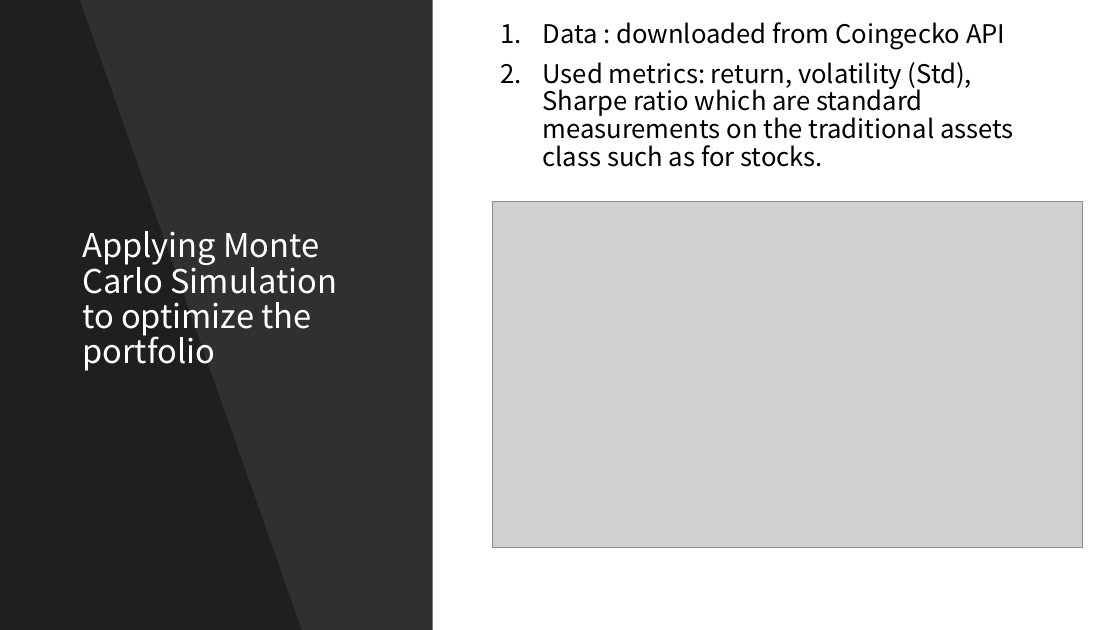
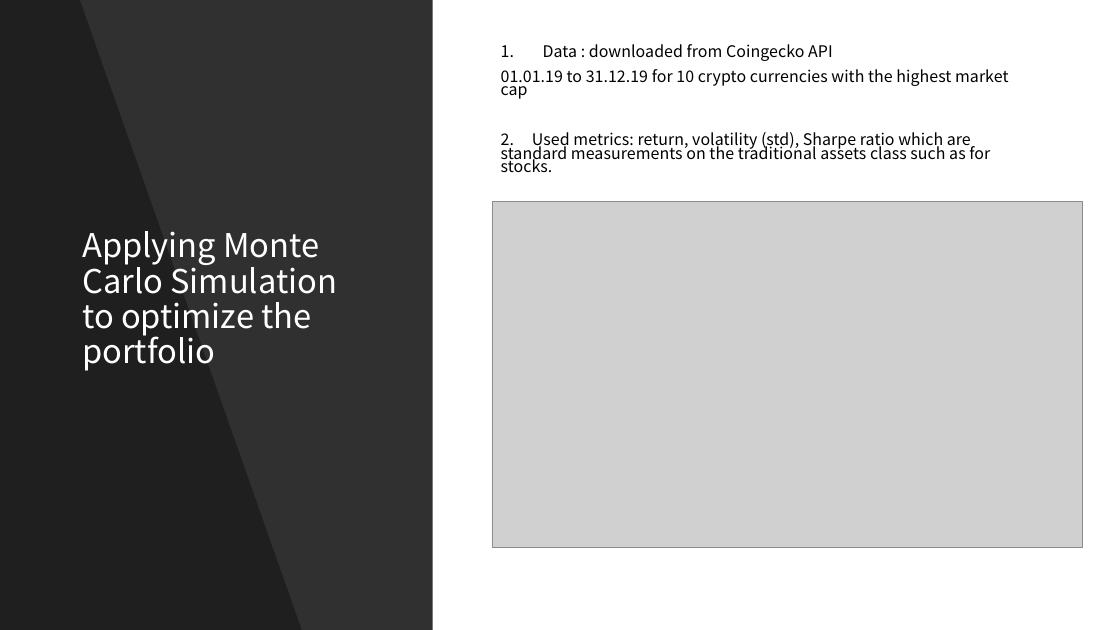
Before and after one commit to Shinan-tech/Final-Project_portfolio-optimization, a slide deck: slide 4 of Final Project_portfolio optimisation.pptx. Drawn at 1120x630 pixels with LibreOffice and Linux fonts; fonts in the diff are those of the drawing; grey boxes stand for pictures. Boxes give left, top, right and bottom in pixels: in the first picture for what was removed or moved away, otherwise in the second. Text is boxed around its words. In the diff, an @@ line names an element or a change of style, - is before the commit and + after.

```diff
--- a/Final Project_portfolio optimisation.pptx
+++ b/Final Project_portfolio optimisation.pptx
@@ text at (543, 44, 833, 61): size 22 to 13.8 pt in "Data : downloaded from Coingecko API"; line spacing 0.9 to 0.7 @@
@@ text at (501, 69, 1008, 172): text changed; size 22 to 13.8 pt @@
-2. Used metrics: return, volatility (Std), Sharpe ratio which are standard measurements on the traditional assets class such as for stocks.
+01.01.19 to 31.12.19 for 10 crypto currencies with the highest market cap
+2. Used metrics: return, volatility (std), Sharpe ratio which are standard measurements on the traditional assets class such as for stocks.
```
Also in this commit, not shown: 5 other slides changed, 3 slides added, 1 slide removed, 3 other files.
